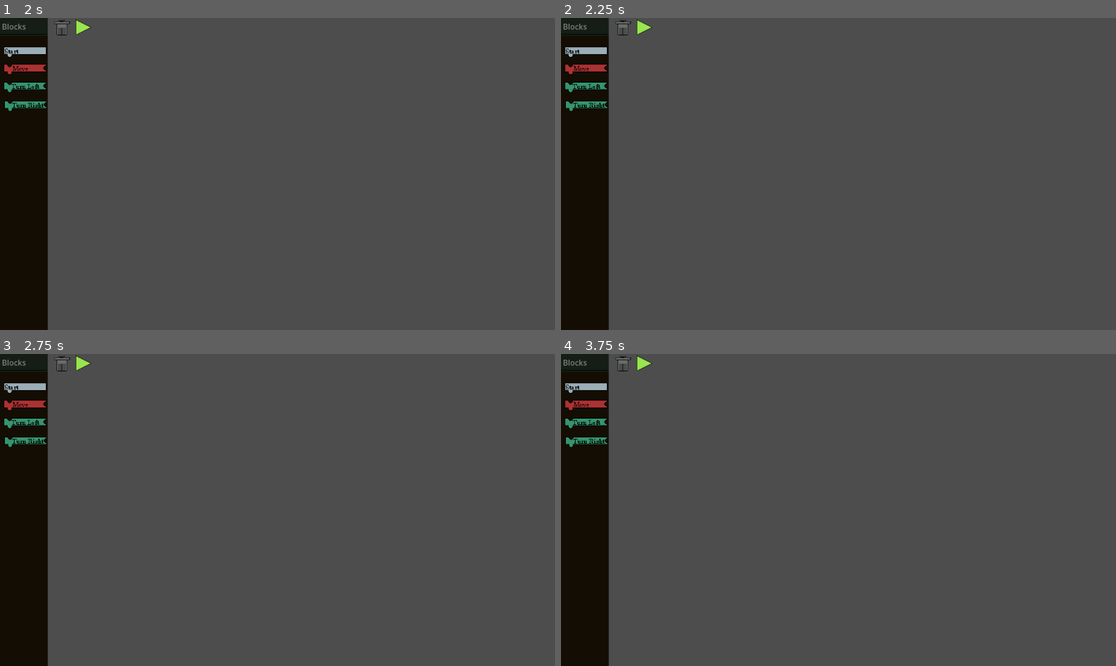
Above: before the commit, frames 1-4 (two rows, left to right).
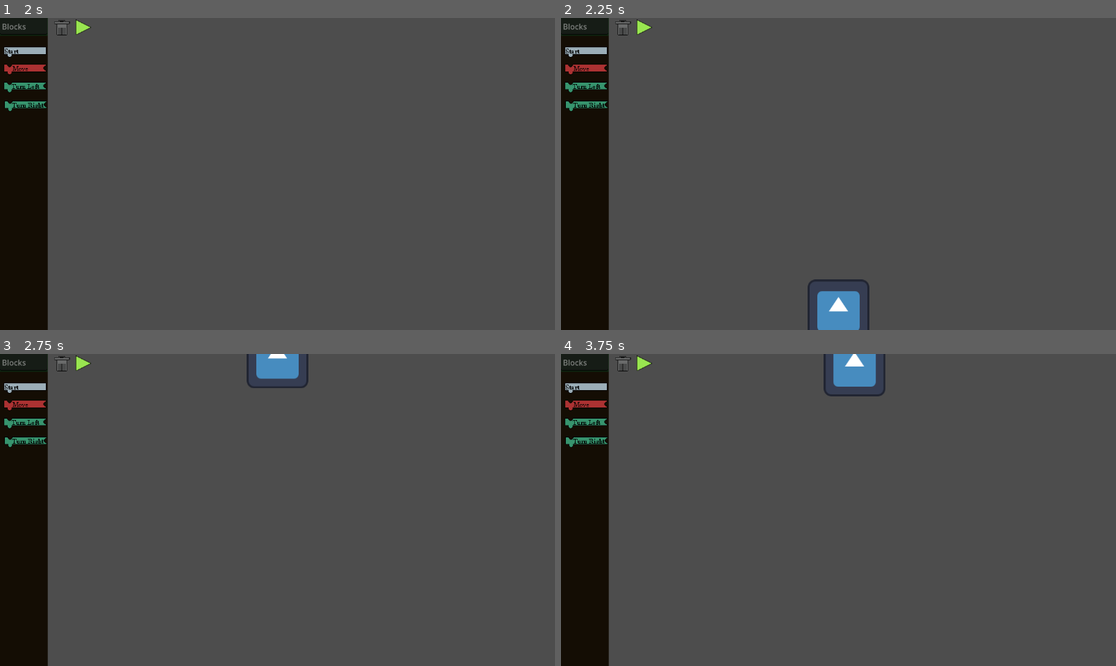
Above: after the commit, the same moments.

Repository: MoonBasedKas/pizzaProtocol
Game: Godot game, scene res://scenes/level1.tscn
The game is run twice, just before and just after one commit, with the same random seed, the same clock (stepped at 60 frames per second) and the same inputs. Before the commit the project starts from res://scenes/codeMenu.tscn. The engine's default icon, where the game draws it, is replaced by a stand-in: a white triangle on a blue panel in a dark square.
Inputs (mouse positions are in pixels of both pictures, inside the frame that each line leads up to):
- Up to frame 1 (2 s): tap Enter at 0.5 s; move the mouse to (399, 158) at 0.52 s; hold Up (scroll_Up) 0.53-1.28 s; click (399, 158) at 0.67 s; tap Space (pause) at 1.25 s; move the mouse to (166, 189) at 1.27 s; click (166, 189) at 1.35 s; tap Up (scroll_Up) at 1.55 s
- Up to frame 2 (2.25 s): tap Enter at 2 s; move the mouse to (894, 105) at 2.02 s; hold Down (scroll_Down) from 2.03 s (still down); click (894, 105) at 2.17 s
- Up to frame 3 (2.75 s): keep holding Down (scroll_Down); tap Up (scroll_Up) at 2.3 s
- Up to frame 4 (3.75 s): move the mouse to (810, 572) at 2.77 s; release Down (scroll_Down) at 2.78 s; tap Left (scroll_Left) at 2.85 s; click (810, 572) at 2.92 s; tap Up (scroll_Up) at 3.05 s; tap Space (pause) at 3.5 s; move the mouse to (1005, 556) at 3.52 s; hold Right (scroll_Right) from 3.53 s (still down); click (1005, 556) at 3.67 s

Frame 1 is identical in both runs. In frame 2, 1.2% of the frame differs, in the area x 44-56%, y 83-100%; in frame 3, 0.8%; in frame 4, 1.0%.
Error in both runs: Invalid call. Nonexistent function 'getBelow' in base 'Nil'. (res://scenes/code_menu.gd:75)

Commit message:
fixed collision problem

Diff:
--- a/pizzaprotocol/Interpreter.gd
+++ b/pizzaprotocol/Interpreter.gd
@@ -2,6 +2,8 @@
 
 ## Player object
 var player = null
+
+var speed = 0.5
 
 ## Start point of where to execute from
 var startPoint = []
@@ -17,16 +19,9 @@
 	var vars = {}
 	var temp = null
 	for ins in instructions:
+		await get_tree().create_timer(speed).timeout
 		ins.exec(self, vars)
-		# Function calls without variables, variables will handle it differently.
-		#if ins.instructionType == "FunctionCall":
-			#temp = self.functions.get(ins.Name ,null)
-			#if temp != null:
-				#execFunction(self.functions[ins.Name])
-			#else:
-				#raiseError()
-		#else:
-			#ins.exec(self, vars)
+
 
 
 	pass
--- a/pizzaprotocol/project.godot
+++ b/pizzaprotocol/project.godot
@@ -11,7 +11,7 @@
 [application]
 
 config/name="PizzaProtocol"
-run/main_scene="uid://cqcoknf12ki0m"
+run/main_scene="uid://24bwf87la4hx"
 config/features=PackedStringArray("4.4", "GL Compatibility")
 config/icon="res://icon.svg"
 
--- a/pizzaprotocol/scenes/player.gd
+++ b/pizzaprotocol/scenes/player.gd
@@ -1,11 +1,13 @@
 extends CharacterBody2D
 
 var unitV = Vector2(0,-1)
+var speed = 10000
 var rot = 0
+var exec = true
 
 ## Debug process for car movement
 func _physics_process(delta):
-	var exec = true
+
 	if not exec:
 		pass
 	elif Input.is_action_just_pressed("scroll_Up"):
@@ -18,7 +20,7 @@
 
 ## moves the player forward
 func move():
-	velocity = Vector2(1000,1000) * unitV
+	velocity = Vector2(speed,speed) * unitV
 	move_and_slide()
 
 ## turns the player object left by 90
--- a/pizzaprotocol/scenes/player.tscn
+++ b/pizzaprotocol/scenes/player.tscn
@@ -7,6 +7,8 @@
 size = Vector2(130, 131)
 
 [node name="Player" type="CharacterBody2D"]
+collision_layer = 2
+collision_mask = 2
 script = ExtResource("1_g2els")
 
 [node name="Sprite2D" type="Sprite2D" parent="."]
